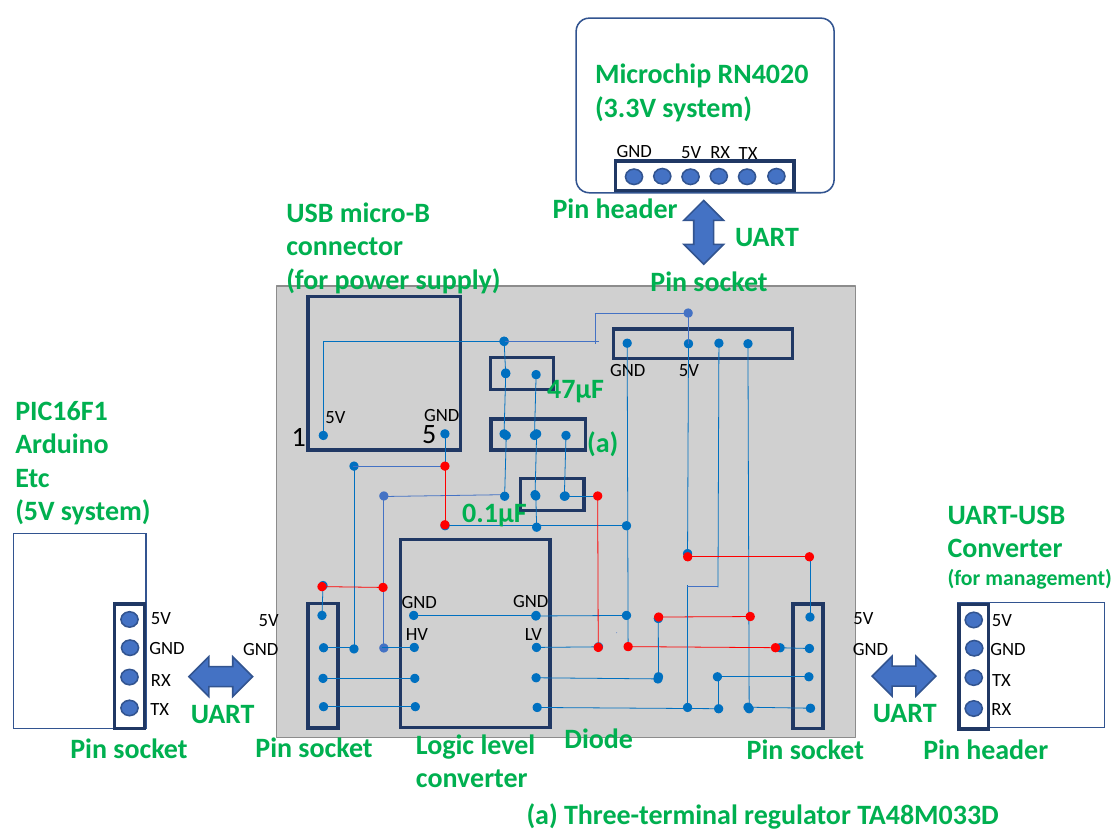
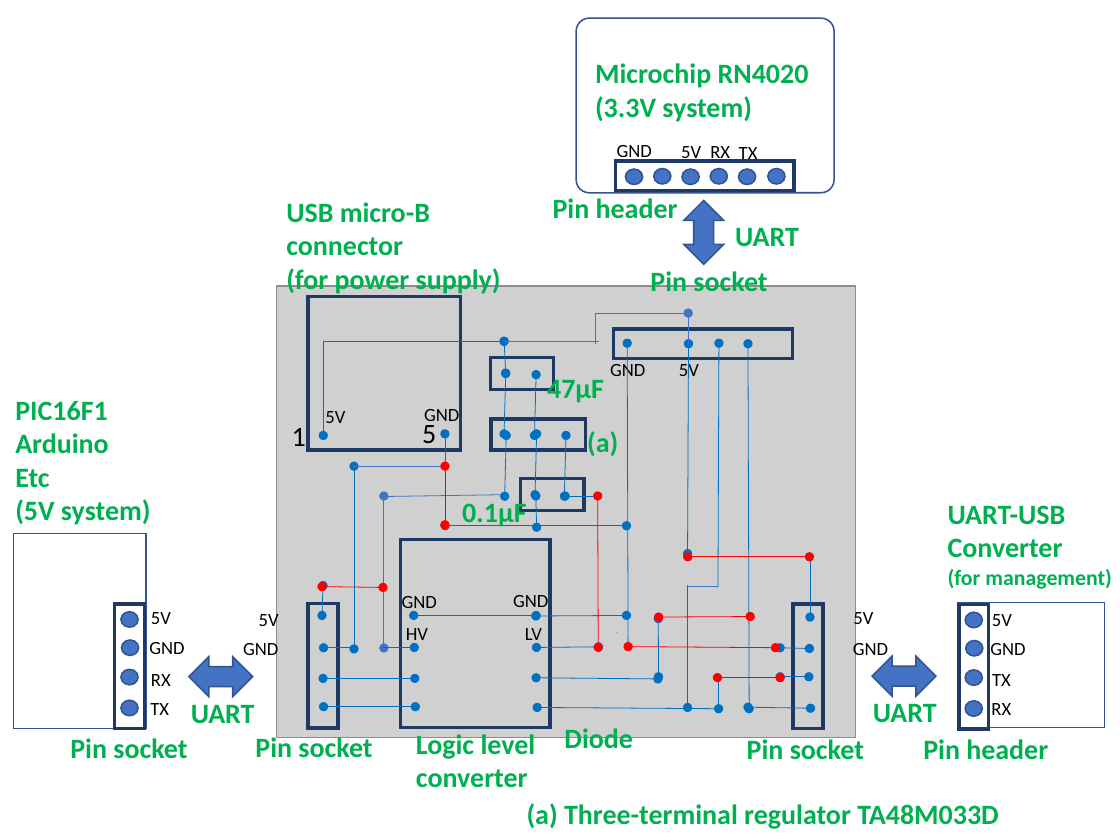
Before and after one commit to araobp/bicycle, a slide deck: slide 1 of doc/ble.pptx. Drawn at 1120x840 pixels with LibreOffice and Linux fonts; fonts in the diff are those of the drawing; grey boxes stand for pictures. Boxes give left, top, right and bottom in pixels: in the first picture for what was removed or moved away, otherwise in the second. Text is boxed around its words. In the diff, an @@ line names an element or a change of style, - is before the commit and + after.

```diff
--- a/doc/ble.pptx
+++ b/doc/ble.pptx
@@ double arrow added from (718, 678) to (781, 678), #FF0000 0.5 pt @@
@@ double arrow moved from (718, 676) - (809, 676) to (781, 676) - (809, 676) @@
```
Also in this commit, not shown: 1 other file.
